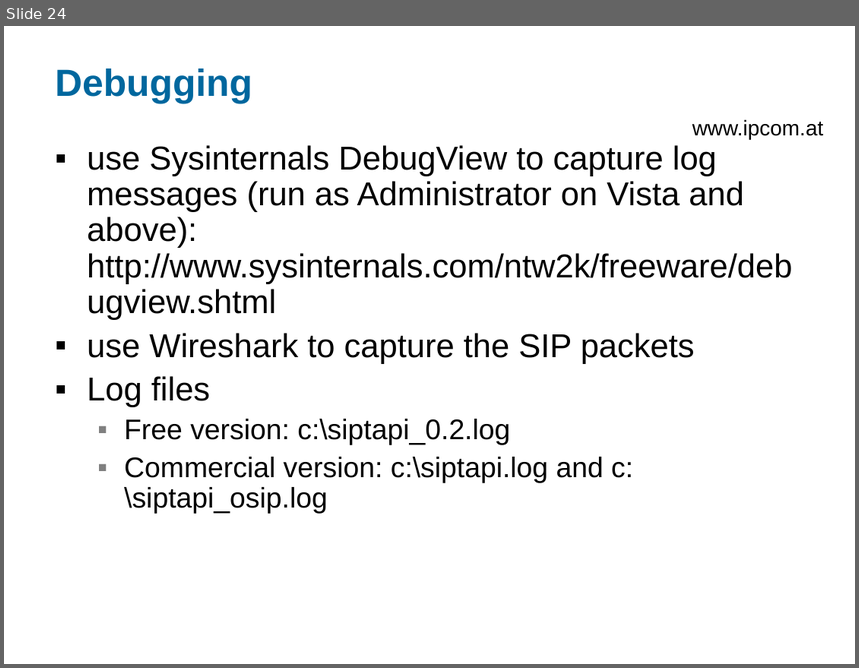
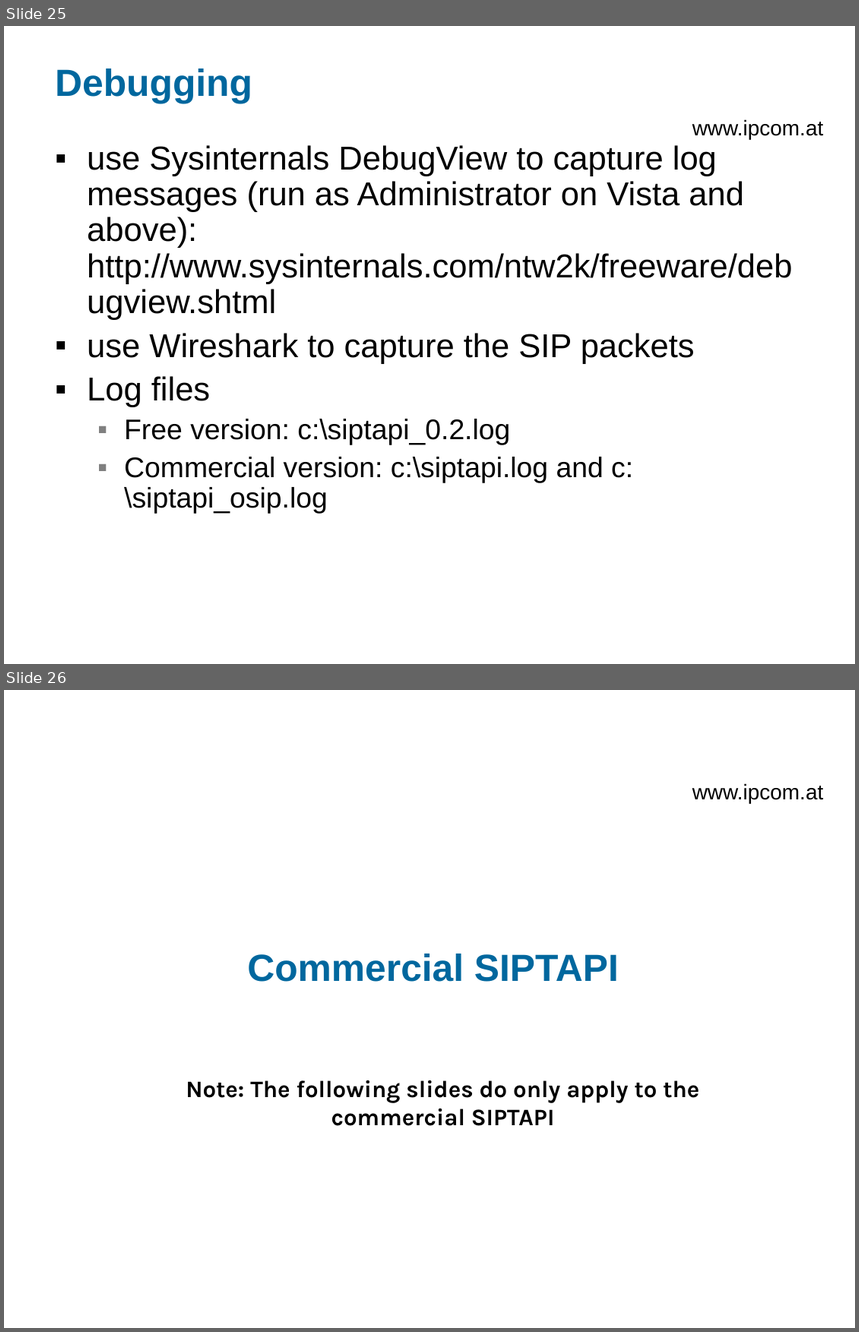
Before and after one commit to egilkh/siptapi, a slide deck: doc/SIPTAPI-README.ppt. Shown one above the other, each under a label of ours: slide 24 before the commit, slides 25 and 26 after it. The pictures are 859x668 and 859x1332 pixels, drawn with LibreOffice and Linux fonts; fonts in the diff are those of the drawing; background and template pictures are left out. Boxes give left, top, right and bottom in pixels: in the first picture for what was removed or moved away, otherwise in the second. Text is boxed around its words. In the diff, an @@ line names an element or a change of style, - is before the commit and + after.

Commit message:
READMe now also contains the description of the commercial SIPTAPI

```diff
--- a/doc/SIPTAPI-README.ppt
+++ b/doc/SIPTAPI-README.ppt
@@ slide 26 added at <box>4,690,855,1328</box>, background #FFFFFF; not listed: 1 template element that a slide beside it also shows @@
@@ text added at <box>247,954,619,982</box>, 32 pt, text #00679E, bold @@
+Commercial SIPTAPI
@@ text added at <box>186,1081,699,1126</box>, 20 pt, text #000000, bold @@
+Note: The following slides do only apply to the commercial SIPTAPI
@@ what was slide 24 is now slide 25 @@
```
Also in this commit, not shown: 3 slides changed, 17 other slides added, 1 slide removed, 1 other file.
